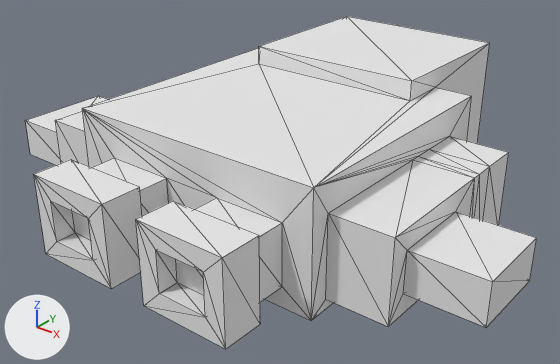
Two versions of the OBJ model Models/Spaceship small 3.obj, one commit apart.
Rendered twice from a 50 mm camera at (43.9, -57.1, 37.6) aimed at (0.0, -2.2, 3.5). The lights are fixed; the arrows at lower left show +X, +Y and +Z. Mesh edges are drawn as thin lines. Where no turn or scale is listed for an object, it has been applied to the vertices.

The first picture shows 'Spaceship small 3'.
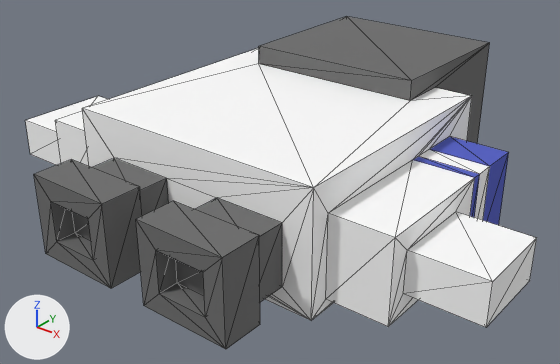
The newer file is also turned or shifted as a whole; pictures and numbers use the older file's frame.

The change in detail:
Picture 'Spaceship small 3.png' (img_spaceship_small_3_png) is new.
In material 'palette' (mat_palette), base_color is no longer (0.8, 0.8, 0.8), white #e7e7e7.
In material 'palette' (mat_palette), texture is now set to img_spaceship_small_3_png.

Changed parts and their boxes (x1, y1, x2, y2) in the pictures (560 x 364 px):
'Spaceship small 3', surface changed: (25, 16, 537, 349) in both
